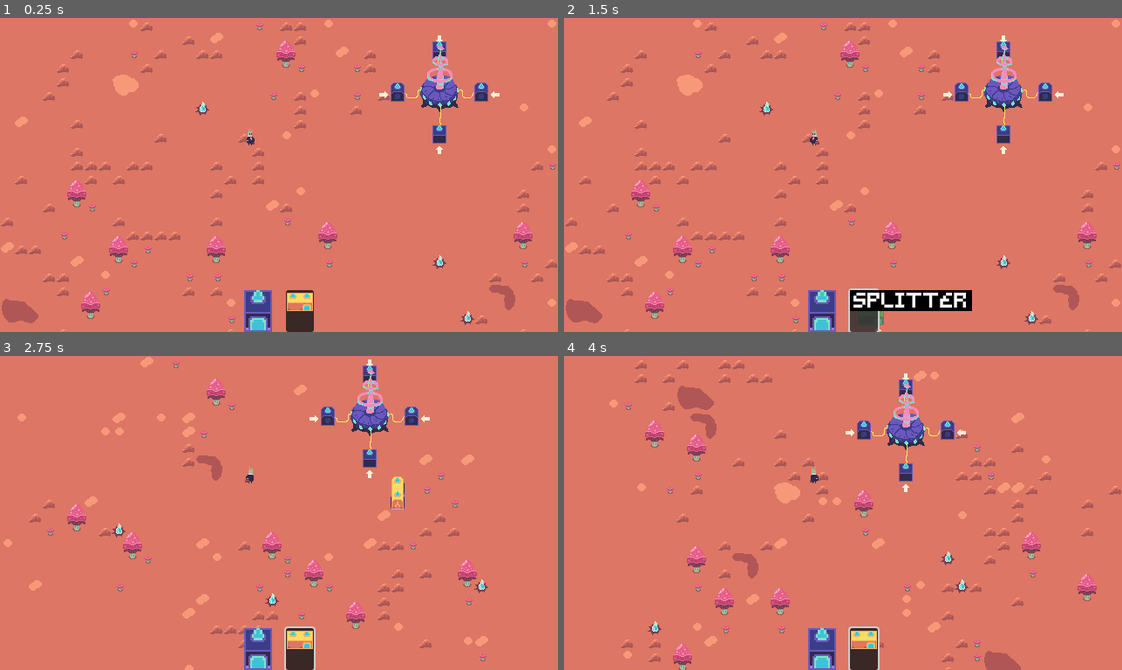
Above: before the commit, frames 1-4 (two rows, left to right).
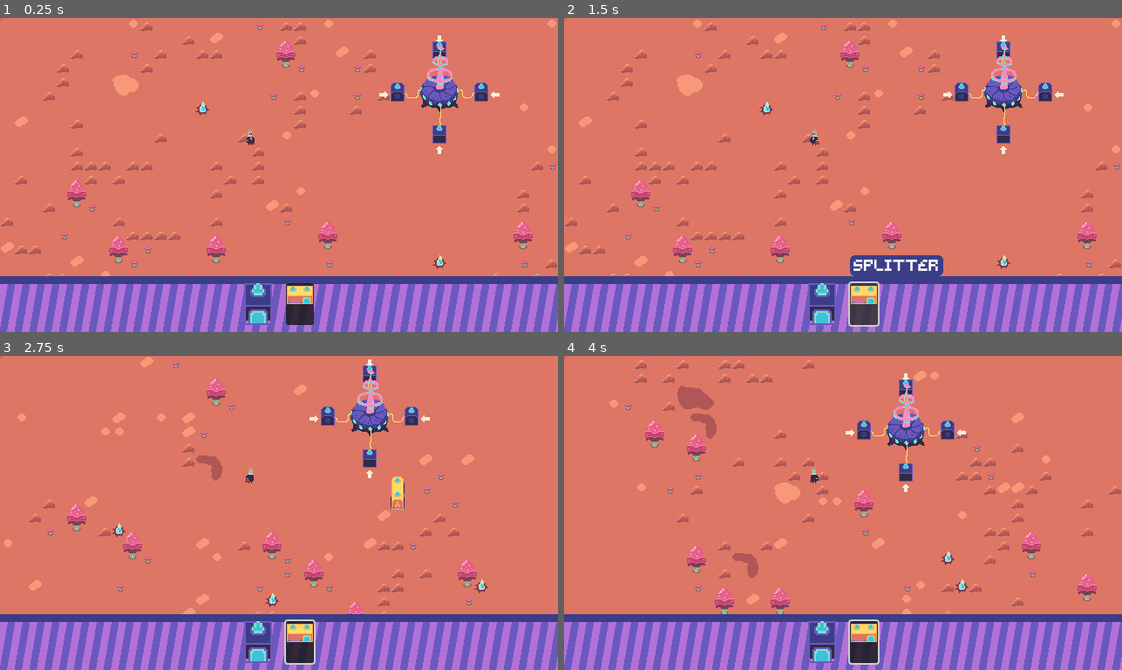
Above: after the commit, the same moments.

Repository: themoonforge/nebula-fm
Game: Godot game, scene res://scenes/game.tscn
The game is run twice, just before and just after one commit, with the same random seed, the same clock (stepped at 60 frames per second) and the same inputs. This scene is started directly instead of the project's main scene. The engine's default icon, where the game draws it, is replaced by a stand-in: a white triangle on a blue panel in a dark square.
Inputs (mouse positions are in pixels of both pictures, inside the frame that each line leads up to):
- Up to frame 1 (0.25 s): no input
- Up to frame 2 (1.5 s): click "cCollector" at 0.5 s; click "Splitter" at 1.25 s
- Up to frame 3 (2.75 s): tap Enter at 2 s; move the mouse to (401, 497) at 2.02 s; hold E (rotate_right) from 2.03 s (still down); tap R (generate) at 2.1 s; click (401, 497) at 2.17 s
- Up to frame 4 (4 s): tap Shift (build_continue) at 2.75, 2.85, 3.5 s; move the mouse to (731, 528) at 2.77 s; release E (rotate_right) at 2.78 s; hold Q (rotate_left) 2.78-3.53 s; tap R (generate) at 3.05, 3.8 s; move the mouse to (898, 443) at 3.52 s; hold E (rotate_right) from 3.53 s (still down); tap D (delete) at 3.6 s

The runs differ from the first frame. In frame 1, 17% of the frame differs, in the area x 0-100%, y 0-100%; in frame 2, 18%; in frame 3, 17%; in frame 4, 17%.

Commit message:
menu updates

Diff:
--- a/scenes/game.tscn
+++ b/scenes/game.tscn
@@ -1,9 +1,10 @@
-[gd_scene load_steps=5 format=3 uid="uid://o1s2bbplsjbf"]
+[gd_scene load_steps=6 format=3 uid="uid://o1s2bbplsjbf"]
 
 [ext_resource type="Script" uid="uid://b6035n41w43nd" path="res://scripts/game.gd" id="1_lbhrr"]
 [ext_resource type="PackedScene" uid="uid://d2fsm3xchosto" path="res://scenes/ui/game_ui.tscn" id="1_uwrxv"]
 [ext_resource type="PackedScene" uid="uid://b3lqsa7g6sa0o" path="res://scenes/map/map.tscn" id="2_yqjtg"]
 [ext_resource type="Script" uid="uid://rg4yrbxve3bl" path="res://scenes/game_camera.gd" id="4_lbhrr"]
+[ext_resource type="Texture2D" uid="uid://cogn2e21kqel" path="res://sprites/pivot_debug.png" id="5_iywne"]
 
 [node name="Game" type="Node2D"]
 script = ExtResource("1_lbhrr")
@@ -21,3 +22,7 @@
 unique_name_in_owner = true
 drag_horizontal_enabled = true
 drag_vertical_enabled = true
+
+[node name="Sprite2D" type="Sprite2D" parent="GameCamera"]
+texture = ExtResource("5_iywne")
+centered = false
--- a/scenes/game_camera.gd
+++ b/scenes/game_camera.gd
@@ -5,9 +5,11 @@
 
 var bounds_rect: Rect2i
 var is_mouse_pressed: bool
+var full_viewport_size: Vector2i
 
 func _ready() -> void:
 	camera.zoom = Vector2(1,1)
+	full_viewport_size = get_viewport().get_visible_rect().size
 
 func _input(event: InputEvent) -> void:
 	if event is InputEventMouseMotion and is_mouse_pressed:
--- a/scenes/ui/hotbar.tscn
+++ b/scenes/ui/hotbar.tscn
@@ -1,9 +1,14 @@
-[gd_scene load_steps=5 format=3 uid="uid://csjy35oh1vki4"]
+[gd_scene load_steps=7 format=3 uid="uid://csjy35oh1vki4"]
 
 [ext_resource type="Script" uid="uid://dpl7y8o8dswp0" path="res://scripts/ui/hotbar.gd" id="1_m1s8h"]
 [ext_resource type="PackedScene" uid="uid://donhenh45sal8" path="res://scenes/ui/transformer_item.tscn" id="2_6hkf2"]
+[ext_resource type="Texture2D" uid="uid://b20nmqa002u5u" path="res://sprites/panel_tile_bright.png" id="2_pikvf"]
 [ext_resource type="Resource" uid="uid://cls7knxgownu5" path="res://resources/building/c_collector.tres" id="3_6hkf2"]
 [ext_resource type="Resource" uid="uid://cn6kon66bh7gm" path="res://resources/building/splitter.tres" id="4_tyl16"]
+
+[sub_resource type="StyleBoxTexture" id="StyleBoxTexture_miglr"]
+texture = ExtResource("2_pikvf")
+axis_stretch_horizontal = 1
 
 [node name="Hotbar" type="CanvasLayer"]
 script = ExtResource("1_m1s8h")
@@ -20,15 +25,27 @@
 layout_mode = 2
 size_flags_vertical = 8
 
-[node name="TransformerContainer" type="HBoxContainer" parent="MarginContainer/BottomContainer"]
+[node name="Panel" type="PanelContainer" parent="MarginContainer/BottomContainer"]
+layout_mode = 2
+size_flags_horizontal = 3
+theme_override_styles/panel = SubResource("StyleBoxTexture_miglr")
+
+[node name="MarginContainer" type="MarginContainer" parent="MarginContainer/BottomContainer/Panel"]
+layout_mode = 2
+theme_override_constants/margin_left = 8
+theme_override_constants/margin_top = 8
+theme_override_constants/margin_right = 8
+theme_override_constants/margin_bottom = 8
+
+[node name="TransformerContainer" type="HBoxContainer" parent="MarginContainer/BottomContainer/Panel/MarginContainer"]
 layout_mode = 2
 size_flags_horizontal = 6
 theme_override_constants/separation = 16
 
-[node name="TransformerItem" parent="MarginContainer/BottomContainer/TransformerContainer" instance=ExtResource("2_6hkf2")]
+[node name="TransformerItem" parent="MarginContainer/BottomContainer/Panel/MarginContainer/TransformerContainer" instance=ExtResource("2_6hkf2")]
 layout_mode = 2
 transformer_resource = ExtResource("3_6hkf2")
 
-[node name="TransformerItem2" parent="MarginContainer/BottomContainer/TransformerContainer" instance=ExtResource("2_6hkf2")]
+[node name="TransformerItem2" parent="MarginContainer/BottomContainer/Panel/MarginContainer/TransformerContainer" instance=ExtResource("2_6hkf2")]
 layout_mode = 2
 transformer_resource = ExtResource("4_tyl16")
--- a/scenes/ui/main_menu.tscn
+++ b/scenes/ui/main_menu.tscn
@@ -7,7 +7,34 @@
 [ext_resource type="Theme" uid="uid://bkxtk5gau1dbp" path="res://theme/theme.tres" id="3_bqqt6"]
 [ext_resource type="Texture2D" uid="uid://bgu84p0ynt576" path="res://sprites/planet_mask_dark.png" id="3_wb0q5"]
 [ext_resource type="Script" uid="uid://b6th40bbhl4o1" path="res://scripts/ui/animation_component.gd" id="4_m1kxf"]
+[ext_resource type="Shader" uid="uid://bihefvptsdmt5" path="res://scenes/ui/stars.gdshader" id="5_7suek"]
+[ext_resource type="Texture2D" uid="uid://dxisvqa87ghix" path="res://sprites/stars_main_menu.png" id="5_8g5eo"]
+[ext_resource type="FontFile" uid="uid://c6h3we4j2dvbf" path="res://fonts/GravityBold8.ttf" id="5_q85j6"]
 [ext_resource type="AudioStream" uid="uid://bv16u5hhmnoeg" path="res://music/bg (1).wav" id="5_x2yvf"]
+
+[sub_resource type="Gradient" id="Gradient_q85j6"]
+interpolation_mode = 2
+interpolation_color_space = 2
+colors = PackedColorArray(0.23137255, 0.23921569, 0.52156866, 1, 1, 1, 1, 0)
+
+[sub_resource type="GradientTexture2D" id="GradientTexture2D_8g5eo"]
+gradient = SubResource("Gradient_q85j6")
+width = 1920
+height = 1080
+
+[sub_resource type="StyleBoxTexture" id="StyleBoxTexture_7suek"]
+texture = SubResource("GradientTexture2D_8g5eo")
+
+[sub_resource type="ShaderMaterial" id="ShaderMaterial_otr3d"]
+shader = ExtResource("5_7suek")
+shader_parameter/twinkle_speed = 2.0
+shader_parameter/min_brightness = 0.55
+shader_parameter/grid_size = 16.0
+
+[sub_resource type="StyleBoxEmpty" id="StyleBoxEmpty_otr3d"]
+
+[sub_resource type="StyleBoxFlat" id="StyleBoxFlat_8g5eo"]
+bg_color = Color(0.23137255, 0.23921569, 0.5254902, 1)
 
 [node name="MainMenu" type="CanvasLayer"]
 layer = 0
@@ -19,6 +46,7 @@
 anchor_bottom = 1.0
 grow_horizontal = 2
 grow_vertical = 2
+theme_override_styles/panel = SubResource("StyleBoxTexture_7suek")
 
 [node name="PlanetScroll" type="Parallax2D" parent="InnerMenu"]
 scroll_offset = Vector2(265.75, 0)
@@ -43,59 +71,102 @@
 expand_mode = 3
 stretch_mode = 6
 
-[node name="MarginContainer" type="MarginContainer" parent="InnerMenu"]
-layout_mode = 2
-theme_override_constants/margin_left = 32
+[node name="PlanetStars" type="TextureRect" parent="InnerMenu"]
+material = SubResource("ShaderMaterial_otr3d")
+layout_mode = 2
+texture = ExtResource("5_8g5eo")
+expand_mode = 3
+stretch_mode = 6
+
+[node name="HBoxContainer" type="HBoxContainer" parent="InnerMenu"]
+layout_mode = 2
+theme_override_constants/separation = 4
+
+[node name="PanelContainer" type="PanelContainer" parent="InnerMenu/HBoxContainer"]
+layout_mode = 2
+theme_override_styles/panel = SubResource("StyleBoxEmpty_otr3d")
+
+[node name="MarginContainer" type="MarginContainer" parent="InnerMenu/HBoxContainer/PanelContainer"]
+layout_mode = 2
+theme_override_constants/margin_left = 64
 theme_override_constants/margin_top = 32
 theme_override_constants/margin_right = 32
 theme_override_constants/margin_bottom = 32
 
-[node name="VBoxContainer" type="HBoxContainer" parent="InnerMenu/MarginContainer"]
-layout_mode = 2
-
-[node name="HBoxContainer" type="HBoxContainer" parent="InnerMenu/MarginContainer/VBoxContainer"]
-layout_mode = 2
-
-[node name="VBoxContainer" type="VBoxContainer" parent="InnerMenu/MarginContainer/VBoxContainer/HBoxContainer"]
-custom_minimum_size = Vector2(213, 0)
+[node name="HBoxContainer" type="HBoxContainer" parent="InnerMenu/HBoxContainer/PanelContainer/MarginContainer"]
 layout_mode = 2
 size_flags_horizontal = 2
-
-[node name="StartGameButton" type="Button" parent="InnerMenu/MarginContainer/VBoxContainer/HBoxContainer/VBoxContainer"]
-unique_name_in_owner = true
-layout_mode = 2
-theme_type_variation = &"GameMenuButton"
+size_flags_vertical = 4
+
+[node name="VBoxContainer" type="VBoxContainer" parent="InnerMenu/HBoxContainer/PanelContainer/MarginContainer/HBoxContainer"]
+custom_minimum_size = Vector2(168, 0)
+layout_mode = 2
+size_flags_horizontal = 10
+theme_override_constants/separation = 32
+
+[node name="StartGameButton" type="Button" parent="InnerMenu/HBoxContainer/PanelContainer/MarginContainer/HBoxContainer/VBoxContainer"]
+unique_name_in_owner = true
+layout_mode = 2
+theme_type_variation = &"GameMenuButton"
+theme_override_fonts/font = ExtResource("5_q85j6")
+theme_override_font_sizes/font_size = 18
 text = "Start game"
 
-[node name="AnimationComponent2" type="Node" parent="InnerMenu/MarginContainer/VBoxContainer/HBoxContainer/VBoxContainer/StartGameButton"]
-script = ExtResource("4_m1kxf")
-metadata/_custom_type_script = "uid://b6th40bbhl4o1"
-
-[node name="OptionsOpenButton" type="Button" parent="InnerMenu/MarginContainer/VBoxContainer/HBoxContainer/VBoxContainer"]
+[node name="AnimationComponent2" type="Node" parent="InnerMenu/HBoxContainer/PanelContainer/MarginContainer/HBoxContainer/VBoxContainer/StartGameButton"]
+script = ExtResource("4_m1kxf")
+metadata/_custom_type_script = "uid://b6th40bbhl4o1"
+
+[node name="VBoxContainer" type="VBoxContainer" parent="InnerMenu/HBoxContainer/PanelContainer/MarginContainer/HBoxContainer/VBoxContainer"]
+layout_mode = 2
+theme_override_constants/separation = 16
+
+[node name="OptionsOpenButton" type="Button" parent="InnerMenu/HBoxContainer/PanelContainer/MarginContainer/HBoxContainer/VBoxContainer/VBoxContainer"]
 unique_name_in_owner = true
 layout_mode = 2
 theme_type_variation = &"GameMenuButton"
 text = "Options"
 
-[node name="AnimationComponent2" type="Node" parent="InnerMenu/MarginContainer/VBoxContainer/HBoxContainer/VBoxContainer/OptionsOpenButton"]
-script = ExtResource("4_m1kxf")
-metadata/_custom_type_script = "uid://b6th40bbhl4o1"
-
-[node name="CreditsOpenButton" type="Button" parent="InnerMenu/MarginContainer/VBoxContainer/HBoxContainer/VBoxContainer"]
+[node name="AnimationComponent2" type="Node" parent="InnerMenu/HBoxContainer/PanelContainer/MarginContainer/HBoxContainer/VBoxContainer/VBoxContainer/OptionsOpenButton"]
+script = ExtResource("4_m1kxf")
+metadata/_custom_type_script = "uid://b6th40bbhl4o1"
+
+[node name="CreditsOpenButton" type="Button" parent="InnerMenu/HBoxContainer/PanelContainer/MarginContainer/HBoxContainer/VBoxContainer/VBoxContainer"]
 unique_name_in_owner = true
 layout_mode = 2
 theme_type_variation = &"GameMenuButton"
 text = "Credits"
 
-[node name="AnimationComponent2" type="Node" parent="InnerMenu/MarginContainer/VBoxContainer/HBoxContainer/VBoxContainer/CreditsOpenButton"]
-script = ExtResource("4_m1kxf")
-metadata/_custom_type_script = "uid://b6th40bbhl4o1"
-
-[node name="Logo" type="TextureRect" parent="InnerMenu/MarginContainer/VBoxContainer"]
-custom_minimum_size = Vector2(213, 0)
-layout_mode = 2
-size_flags_horizontal = 0
-size_flags_vertical = 3
+[node name="AnimationComponent2" type="Node" parent="InnerMenu/HBoxContainer/PanelContainer/MarginContainer/HBoxContainer/VBoxContainer/VBoxContainer/CreditsOpenButton"]
+script = ExtResource("4_m1kxf")
+metadata/_custom_type_script = "uid://b6th40bbhl4o1"
+
+[node name="Line" type="Panel" parent="InnerMenu/HBoxContainer"]
+visible = false
+custom_minimum_size = Vector2(8, 0)
+layout_mode = 2
+size_flags_horizontal = 8
+theme_override_styles/panel = SubResource("StyleBoxFlat_8g5eo")
+
+[node name="Line2" type="Panel" parent="InnerMenu/HBoxContainer"]
+visible = false
+custom_minimum_size = Vector2(4, 0)
+layout_mode = 2
+size_flags_horizontal = 8
+theme_override_styles/panel = SubResource("StyleBoxFlat_8g5eo")
+
+[node name="MarginContainer" type="MarginContainer" parent="InnerMenu/HBoxContainer"]
+layout_mode = 2
+size_flags_horizontal = 3
+theme_override_constants/margin_left = 16
+theme_override_constants/margin_top = 16
+theme_override_constants/margin_right = 32
+theme_override_constants/margin_bottom = 0
+
+[node name="Logo" type="TextureRect" parent="InnerMenu/HBoxContainer/MarginContainer"]
+custom_minimum_size = Vector2(213, 213)
+layout_mode = 2
+size_flags_horizontal = 8
+size_flags_vertical = 8
 texture = ExtResource("2_x2yvf")
 stretch_mode = 5
 
--- a/scenes/ui/scene_transition.tscn
+++ b/scenes/ui/scene_transition.tscn
@@ -10,6 +10,21 @@
 shader_parameter/dot_size = 1.0
 shader_parameter/dot_color = Color(0.19607843, 0.16470589, 0.28627452, 1)
 shader_parameter/pixel_resolution = 256.0
+
+[sub_resource type="Animation" id="Animation_5npbh"]
+length = 0.001
+tracks/0/type = "value"
+tracks/0/imported = false
+tracks/0/enabled = true
+tracks/0/path = NodePath("ColorRect:material:shader_parameter/animation_progress")
+tracks/0/interp = 1
+tracks/0/loop_wrap = true
+tracks/0/keys = {
+"times": PackedFloat32Array(0),
+"transitions": PackedFloat32Array(1),
+"update": 0,
+"values": [0.0]
+}
 
 [sub_resource type="Animation" id="Animation_8hbrc"]
 resource_name = "screen_wipe"
@@ -24,21 +39,6 @@
 "transitions": PackedFloat32Array(1, 1),
 "update": 0,
 "values": [0.0, 1.0]
-}
-
-[sub_resource type="Animation" id="Animation_5npbh"]
-length = 0.001
-tracks/0/type = "value"
-tracks/0/imported = false
-tracks/0/enabled = true
-tracks/0/path = NodePath("ColorRect:material:shader_parameter/animation_progress")
-tracks/0/interp = 1
-tracks/0/loop_wrap = true
-tracks/0/keys = {
-"times": PackedFloat32Array(0),
-"transitions": PackedFloat32Array(1),
-"update": 0,
-"values": [0.0]
 }
 
 [sub_resource type="AnimationLibrary" id="AnimationLibrary_dl3iu"]
@@ -59,7 +59,7 @@
 grow_horizontal = 2
 grow_vertical = 2
 mouse_filter = 2
-color = Color(0.19607843, 0.16470589, 0.28627452, 1)
+color = Color(0.9647059, 0.54901963, 0.7411765, 1)
 
 [node name="AnimationPlayer" type="AnimationPlayer" parent="."]
 libraries = {
--- /dev/null
+++ b/scenes/ui/stars.gdshader
@@ -0,0 +1,38 @@
+shader_type canvas_item;
+
+uniform float twinkle_speed = 2.0; // Speed of the twinkling effect
+uniform float min_brightness = 0.2; // Minimum brightness (0.0 = fully dark, 1.0 = full brightness)
+uniform float grid_size = 32.0; // Size of grid cells for grouping stars together
+
+// Simple hash function to generate pseudo-random values
+float hash(vec2 p) {
+    return fract(sin(dot(p, vec2(12.9898, 78.233))) * 43758.5453);
+}
+
+void fragment() {
+    // Get the original texture color
+    vec4 tex_color = texture(TEXTURE, UV);
+
+    // Check if pixel is non-black (has any color value above a small threshold)
+    float brightness = max(max(tex_color.r, tex_color.g), tex_color.b);
+
+    if (brightness > 0.01) {
+        // Create grid cells - stars in the same cell will twinkle together
+        vec2 grid_uv = floor(UV * grid_size);
+
+        // Generate unique random offset for this grid cell
+        float random_offset = hash(grid_uv) * 6.28318; // Random phase offset (0 to 2*PI)
+
+        // Calculate twinkling factor with unique timing per grid cell
+        float twinkle = sin(TIME * twinkle_speed + random_offset) * 0.5 + 0.5;
+
+        // Map twinkle to range between min_brightness and 1.0
+        twinkle = mix(min_brightness, 1.0, twinkle);
+
+        // Apply twinkling to the color while preserving alpha
+        COLOR = vec4(tex_color.rgb * twinkle, tex_color.a);
+    } else {
+        // Keep black pixels black
+        COLOR = tex_color;
+    }
+}
--- a/scenes/ui/transformer_item.tscn
+++ b/scenes/ui/transformer_item.tscn
@@ -9,7 +9,12 @@
 content_margin_top = 4.0
 content_margin_right = 4.0
 content_margin_bottom = 4.0
-bg_color = Color(0, 0, 0, 1)
+bg_color = Color(0.23137255, 0.23921569, 0.5294118, 1)
+corner_radius_top_left = 6
+corner_radius_top_right = 6
+corner_radius_bottom_right = 6
+corner_radius_bottom_left = 6
+anti_aliasing = false
 
 [node name="TransformerItem" type="PanelContainer"]
 script = ExtResource("1_t18cr")
@@ -24,10 +29,14 @@
 unique_name_in_owner = true
 z_index = 1
 layout_mode = 0
-offset_right = 64.0
-offset_bottom = 16.0
+offset_top = -32.0
+offset_right = 72.0
+offset_bottom = -8.0
+theme_override_font_sizes/font_size = 12
 theme_override_styles/normal = SubResource("StyleBoxFlat_x3q6d")
 text = "INFO"
+horizontal_alignment = 1
+vertical_alignment = 1
 
 [node name="VBoxContainer" type="VBoxContainer" parent="."]
 layout_mode = 2
--- a/theme/theme.tres
+++ b/theme/theme.tres
@@ -1,21 +1,44 @@
-[gd_resource type="Theme" load_steps=4 format=3 uid="uid://bkxtk5gau1dbp"]
+[gd_resource type="Theme" load_steps=13 format=3 uid="uid://bkxtk5gau1dbp"]
+
+[sub_resource type="StyleBoxEmpty" id="StyleBoxEmpty_nrt0f"]
+
+[sub_resource type="StyleBoxEmpty" id="StyleBoxEmpty_4yjuo"]
 
 [sub_resource type="StyleBoxEmpty" id="StyleBoxEmpty_lcjcl"]
 
-[sub_resource type="StyleBoxFlat" id="StyleBoxFlat_8ab6e"]
-content_margin_left = 8.0
-content_margin_top = 8.0
-content_margin_right = 8.0
-content_margin_bottom = 8.0
-bg_color = Color(1, 0.8627451, 0.40392157, 1)
+[sub_resource type="StyleBoxEmpty" id="StyleBoxEmpty_gco77"]
+
+[sub_resource type="StyleBoxEmpty" id="StyleBoxEmpty_6l1ye"]
+
+[sub_resource type="StyleBoxEmpty" id="StyleBoxEmpty_4ytkp"]
+
+[sub_resource type="StyleBoxEmpty" id="StyleBoxEmpty_rucdj"]
+
+[sub_resource type="StyleBoxEmpty" id="StyleBoxEmpty_8ab6e"]
+
+[sub_resource type="StyleBoxEmpty" id="StyleBoxEmpty_omiwu"]
+
+[sub_resource type="StyleBoxEmpty" id="StyleBoxEmpty_5wxyd"]
+
+[sub_resource type="StyleBoxEmpty" id="StyleBoxEmpty_fppmr"]
 
 [sub_resource type="StyleBoxFlat" id="StyleBoxFlat_lcjcl"]
 bg_color = Color(0, 0, 0, 0.78431374)
 
 [resource]
 GameMenuButton/base_type = &"Button"
-GameMenuButton/colors/font_color = Color(0, 0, 0, 1)
+GameMenuButton/colors/font_color = Color(0.9607843, 0.93333334, 0.8509804, 1)
+GameMenuButton/colors/font_hover_color = Color(0.9647059, 0.54901963, 0.7411765, 1)
+GameMenuButton/styles/disabled = SubResource("StyleBoxEmpty_nrt0f")
+GameMenuButton/styles/disabled_mirrored = SubResource("StyleBoxEmpty_4yjuo")
 GameMenuButton/styles/focus = SubResource("StyleBoxEmpty_lcjcl")
-GameMenuButton/styles/normal = SubResource("StyleBoxFlat_8ab6e")
+GameMenuButton/styles/hover = SubResource("StyleBoxEmpty_gco77")
+GameMenuButton/styles/hover_mirrored = SubResource("StyleBoxEmpty_6l1ye")
+GameMenuButton/styles/hover_pressed = SubResource("StyleBoxEmpty_4ytkp")
+GameMenuButton/styles/hover_pressed_mirrored = SubResource("StyleBoxEmpty_rucdj")
+GameMenuButton/styles/normal = SubResource("StyleBoxEmpty_8ab6e")
+GameMenuButton/styles/normal_mirrored = SubResource("StyleBoxEmpty_omiwu")
+GameMenuButton/styles/pressed = SubResource("StyleBoxEmpty_5wxyd")
+GameMenuButton/styles/pressed_mirrored = SubResource("StyleBoxEmpty_fppmr")
 GameMenuPanelContainer/base_type = &"PanelContainer"
 GameMenuPanelContainer/styles/panel = SubResource("StyleBoxFlat_lcjcl")
Not shown: 1 places in scenes/ui/main_menu.tscn that only renumber resources
Not shown, added: scenes/ui/stars.gdshader.uid
Binary file added: sprites/panel_tile_bright.png
Not shown, added: sprites/panel_tile_bright.png.import
Binary file added: sprites/stars_main_menu.png
Not shown, added: sprites/stars_main_menu.png.import
Binary file added: sprites/stripes.png
Not shown, added: sprites/stripes.png.import
